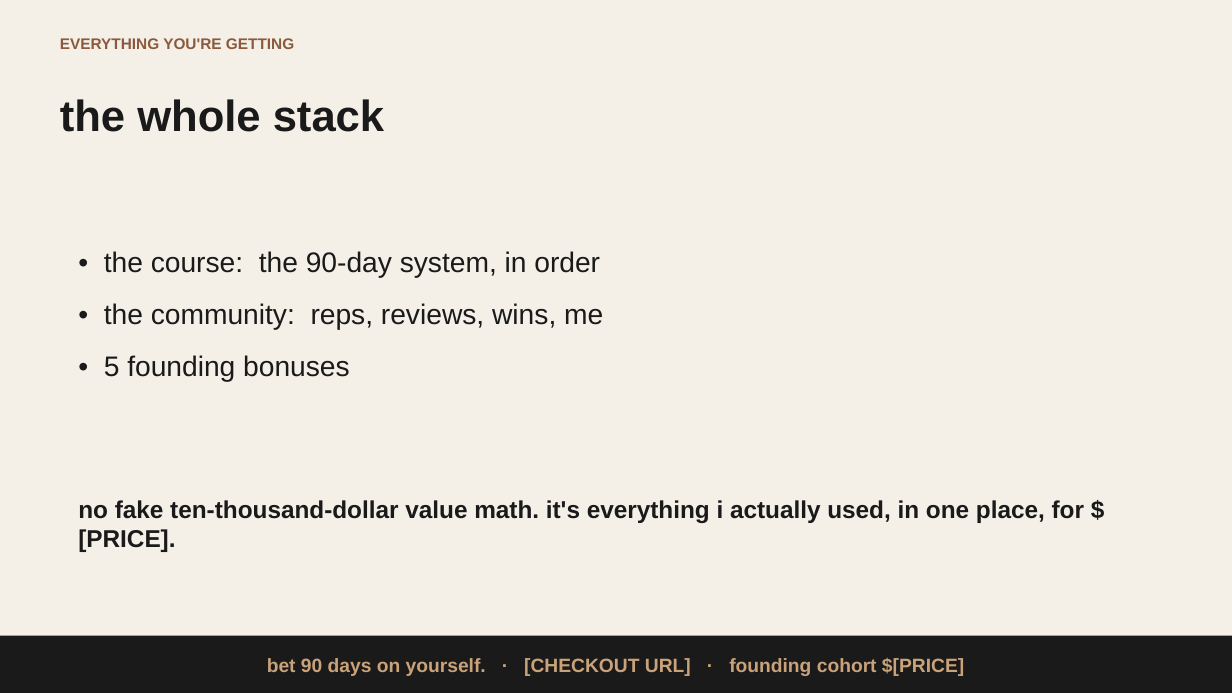
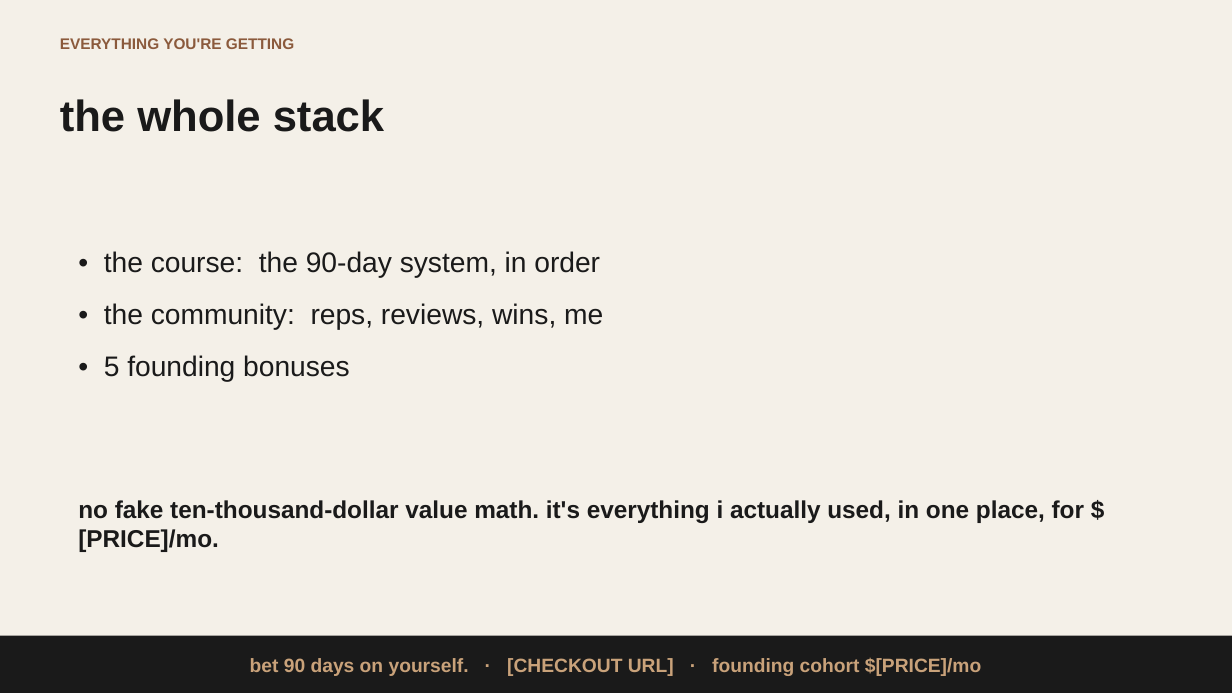
Before and after one commit to henryqueroa/thesilveryouth-package, a slide deck: slide 28 of webinar/thesilveryouth-webinar-deck.pptx. Drawn at 1232x693 pixels with LibreOffice and Linux fonts; fonts in the diff are those of the drawing. Boxes give left, top, right and bottom in pixels: in the first picture for what was removed or moved away, otherwise in the second. Text is boxed around its words. In the diff, an @@ line names an element or a change of style, - is before the commit and + after.

```diff
--- a/webinar/thesilveryouth-webinar-deck.pptx
+++ b/webinar/thesilveryouth-webinar-deck.pptx
@@ text at bbox=[78, 500, 1084, 552]: text changed @@
-no fake ten-thousand-dollar value math. it's everything i actually used, in one place, for $[PRICE].
+no fake ten-thousand-dollar value math. it's everything i actually used, in one place, for $[PRICE]/mo.
@@ text in rectangle at bbox=[250, 658, 981, 676]: text changed @@
-bet 90 days on yourself. · [CHECKOUT URL] · founding cohort $[PRICE]
+bet 90 days on yourself. · [CHECKOUT URL] · founding cohort $[PRICE]/mo
```
Also in this commit, not shown: 12 other slides changed, 38 other files.
